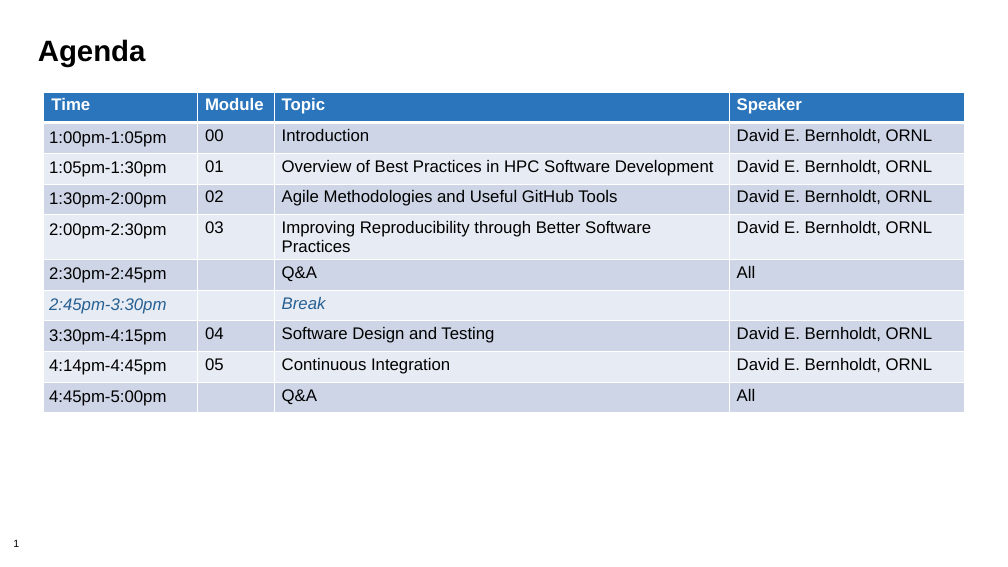
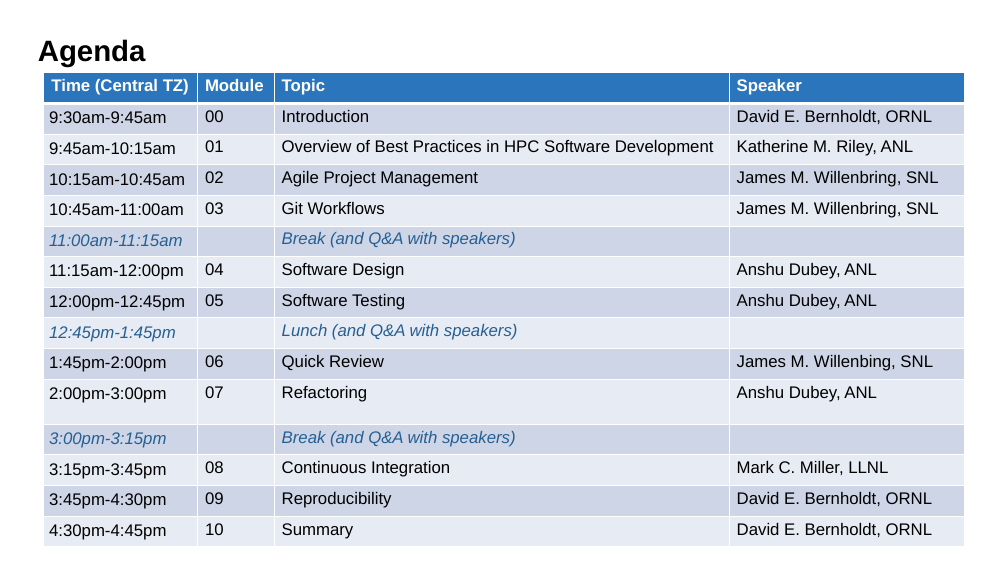
Before and after one commit to betterscientificsoftware/bssw-tutorial, a slide deck: slide 1 of presentations/agenda-master.pptx. Drawn at 1008x567 pixels with LibreOffice and Linux fonts; fonts in the diff are those of the drawing; background and template pictures are left out. Boxes give left, top, right and bottom in pixels: in the first picture for what was removed or moved away, otherwise in the second. Text is boxed around its words. In the diff, an @@ line names an element or a change of style, - is before the commit and + after.

Commit message:
First cut at ATPESC agenda.  Need to see how breaks are handled.

```diff
--- a/presentations/agenda-master.pptx
+++ b/presentations/agenda-master.pptx
@@ table at [44,73,964,550] @@
-row 1: Time | Module | Topic | Speaker
-row 2: 1:00pm-1:05pm | 00 | Introduction | David E. Bernholdt, ORNL
-row 3: 1:05pm-1:30pm | 01 | Overview of Best Practices in HPC Software Development | David E. Bernholdt, ORNL
-row 4: 1:30pm-2:00pm | 02 | Agile Methodologies and Useful GitHub Tools | David E. Bernholdt, ORNL
-row 5: 2:00pm-2:30pm | 03 | Improving Reproducibility through Better Software Practices | David E. Bernholdt, ORNL
-row 6: 2:30pm-2:45pm |  | Q&A | All
-row 7: 2:45pm-3:30pm |  | Break | 
-row 8: 3:30pm-4:15pm | 04 | Software Design and Testing | David E. Bernholdt, ORNL
-row 9: 4:14pm-4:45pm | 05 | Continuous Integration | David E. Bernholdt, ORNL
-row 10: 4:45pm-5:00pm |  | Q&A | All
+row 1: Time (Central TZ) | Module | Topic | Speaker
+row 2: 9:30am-9:45am | 00 | Introduction | David E. Bernholdt, ORNL
+row 3: 9:45am-10:15am | 01 | Overview of Best Practices in HPC Software Development | Katherine M. Riley, ANL
+row 4: 10:15am-10:45am | 02 | Agile Project Management | James M. Willenbring, SNL
+row 5: 10:45am-11:00am | 03 | Git Workflows | James M. Willenbring, SNL
+row 6: 11:00am-11:15am |  | Break (and Q&A with speakers) | 
+row 7: 11:15am-12:00pm | 04 | Software Design | Anshu Dubey, ANL
+row 8: 12:00pm-12:45pm | 05 | Software Testing | Anshu Dubey, ANL
+row 9: 12:45pm-1:45pm |  | Lunch (and Q&A with speakers) | 
+row 10: 1:45pm-2:00pm | 06 | Quick Review | James M. Willenbing, SNL
+row 11: 2:00pm-3:00pm | 07 | Refactoring | Anshu Dubey, ANL
+row 12: 3:00pm-3:15pm |  | Break (and Q&A with speakers) | 
+row 13: 3:15pm-3:45pm | 08 | Continuous Integration | Mark C. Miller, LLNL
+row 14: 3:45pm-4:30pm | 09 | Reproducibility | David E. Bernholdt, ORNL
+row 15: 4:30pm-4:45pm | 10 | Summary | David E. Bernholdt, ORNL
@@ table: place and size @@
-table at [44,92,964,416]
+table at [44,73,964,550]
@@ page number removed at [13,539,19,547] @@
-1
```
Also in this commit, not shown: 5 slides removed.
